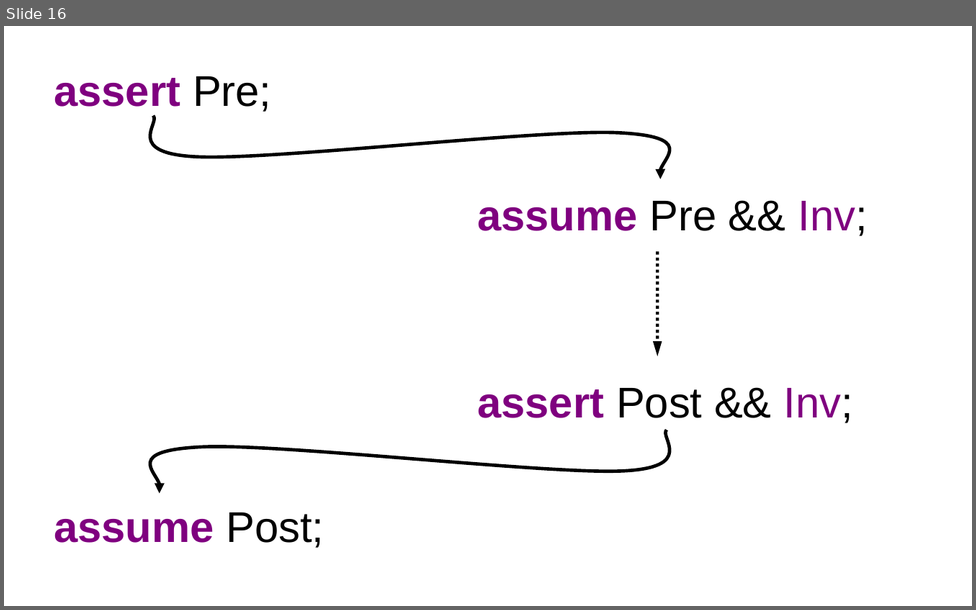
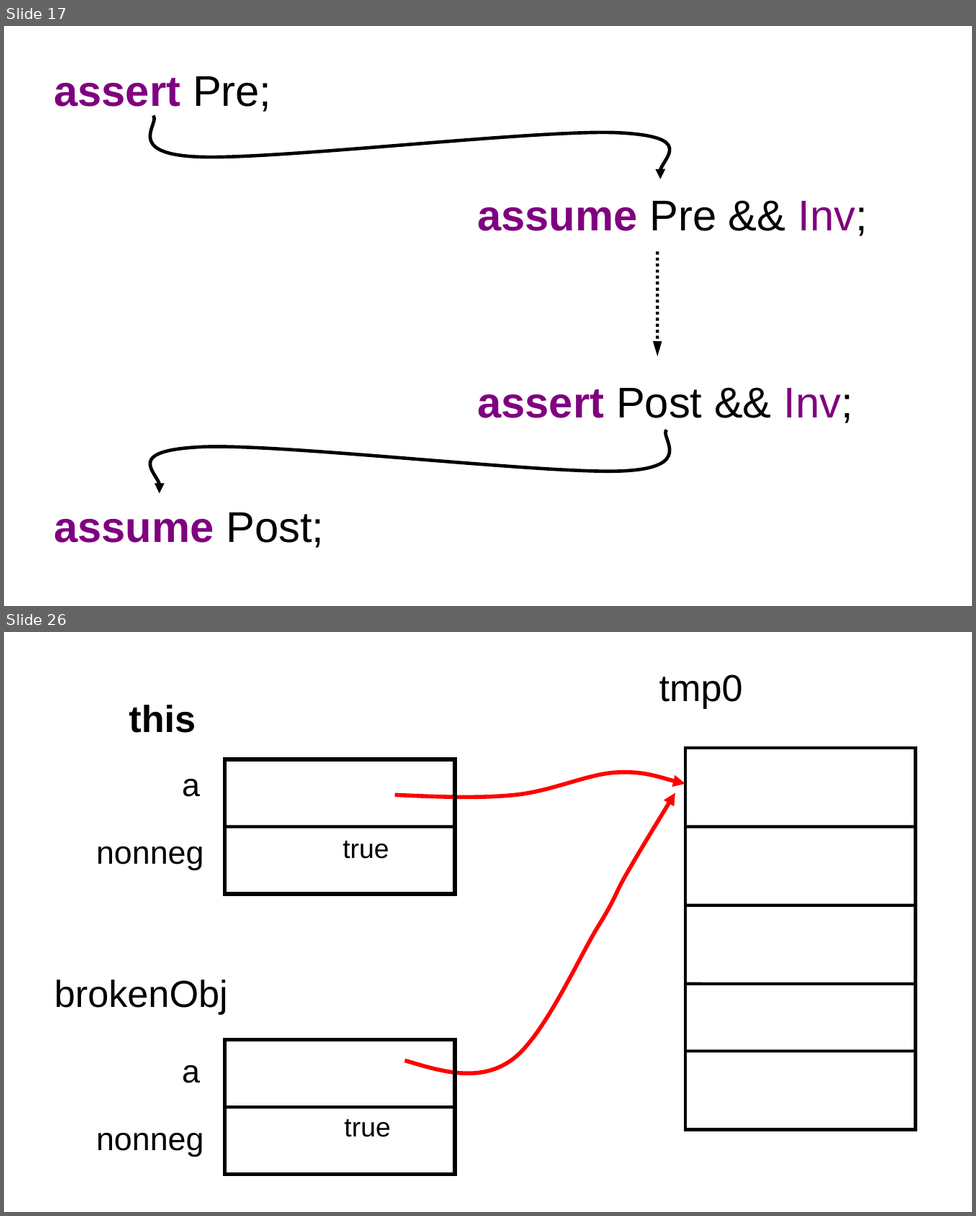
Before and after one commit to GaloisInc/ESCJava2, a slide deck: ESCTools/slides/CAV2007Tutorial/new-diagrams.ppt. Shown one above the other, each under a label of ours: slide 16 before the commit, slides 17 and 26 after it; the slides between them are not shown. The pictures are 976x610 and 976x1216 pixels, drawn with LibreOffice and Linux fonts; fonts in the diff are those of the drawing. Boxes give left, top, right and bottom in pixels: in the first picture for what was removed or moved away, otherwise in the second. Text is boxed around its words. In the diff, an @@ line names an element or a change of style, - is before the commit and + after.

```diff
--- a/ESCTools/slides/CAV2007Tutorial/new-diagrams.ppt
+++ b/ESCTools/slides/CAV2007Tutorial/new-diagrams.ppt
@@ slide 26 added at box(4, 632, 972, 1212), background #FFFFFF @@
@@ text added at box(659, 674, 743, 708), 28 pt, text #000000 @@
+tmp0
@@ text added at box(129, 705, 196, 733), 28 pt, text #000000, bold @@
+this
@@ rectangle added at box(224, 759, 455, 894), outline #000000 3 pt @@
@@ rectangle added at box(685, 748, 916, 1130), outline #000000 2.24 pt @@
@@ text added at box(182, 779, 200, 797), 24 pt, text #000000 @@
+a
@@ freeform shape added at box(395, 770, 685, 798), outline #FF0000 3 pt @@
@@ freeform shape added at box(404, 793, 674, 1083), outline #FF0000 3 pt @@
@@ text added at box(96, 847, 203, 870), 24 pt, text #000000 @@
+nonneg
@@ line added from (224, 826) to (455, 826), #000000 2.24 pt @@
@@ text added at box(342, 841, 388, 859), 20 pt, text #000000 @@
+true
@@ line added from (685, 826) to (916, 826), #000000 2.24 pt @@
@@ line added from (685, 906) to (916, 906), #000000 2.24 pt @@
@@ text added at box(54, 980, 228, 1014), 28 pt, text #000000 @@
+brokenObj
@@ line added from (685, 984) to (916, 984), #000000 2.24 pt @@
@@ rectangle added at box(224, 1040, 455, 1175), outline #000000 3 pt @@
@@ line added from (685, 1052) to (916, 1052), #000000 2.24 pt @@
@@ text added at box(182, 1065, 200, 1083), 24 pt, text #000000 @@
+a
@@ line added from (224, 1107) to (455, 1107), #000000 2.24 pt @@
@@ text added at box(344, 1119, 390, 1137), 20 pt, text #000000 @@
+true
@@ text added at box(96, 1133, 203, 1156), 24 pt, text #000000 @@
+nonneg
@@ what was slide 16 is now slide 17 @@
```
Also in this commit, not shown: 15 slides changed, 2 other slides added, 1 slide removed, 39 other files.
